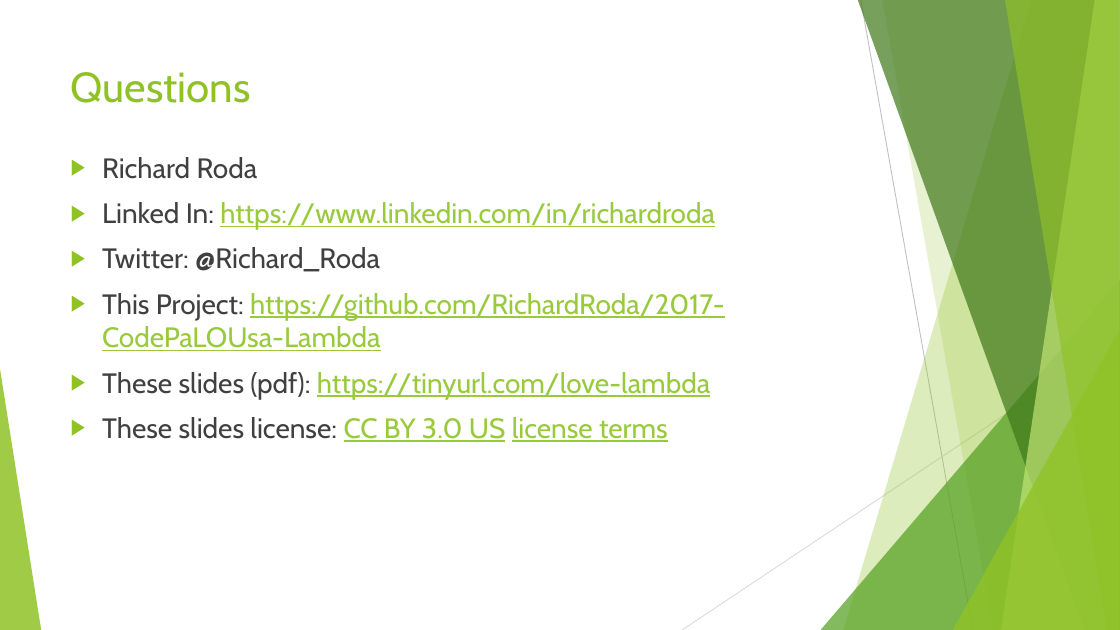
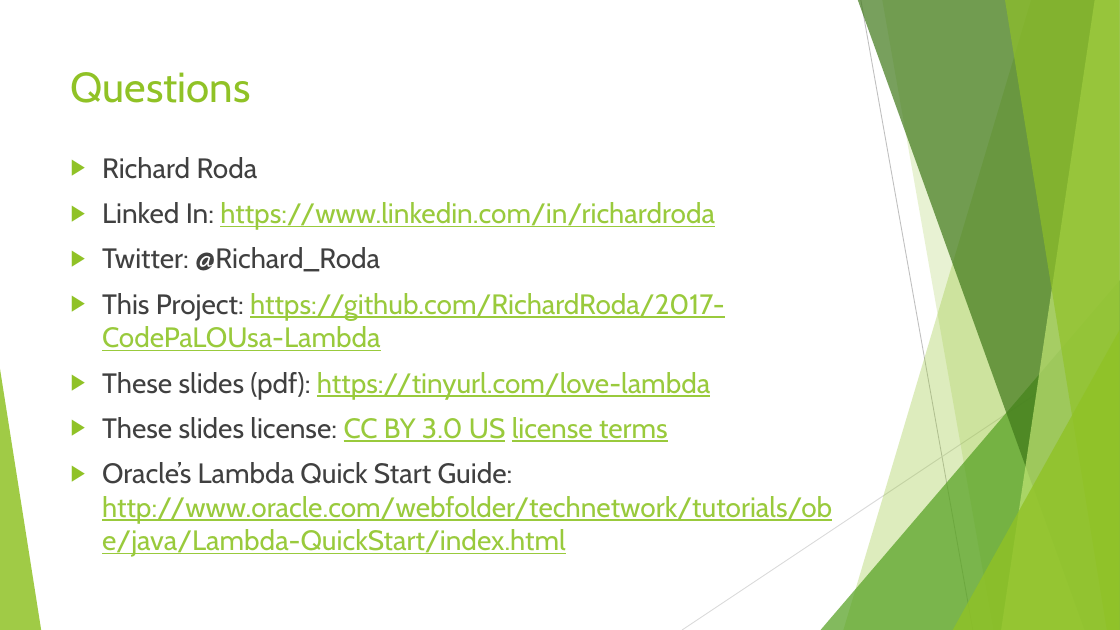
Before and after one commit to RichardRoda/2017-CodePaLOUsa-Lambda, a slide deck: slide 41 of Learning to Love the Lambda in the Stream.pptx (slide 40 before the commit). Drawn at 1120x630 pixels with LibreOffice and Linux fonts; fonts in the diff are those of the drawing. Boxes give left, top, right and bottom in pixels: in the first picture for what was removed or moved away, otherwise in the second. Text is boxed around its words. In the diff, an @@ line names an element or a change of style, - is before the commit and + after.

Commit message:
Add slide explaining what Fibonacci numbers are, and a link to Oracle's quick start guide for lambdas.

```diff
--- a/Learning to Love the Lambda in the Stream.pptx
+++ b/Learning to Love the Lambda in the Stream.pptx
@@ text at bbox=[102, 462, 832, 557]: paragraph added @@
+▶ Oracle’s Lambda Quick Start Guide: http://www.oracle.com/webfolder/technetwork/tutorials/obe/java/Lambda-QuickStart/index.html
```
Also in this commit, not shown: 1 slide added, 1 other file.
